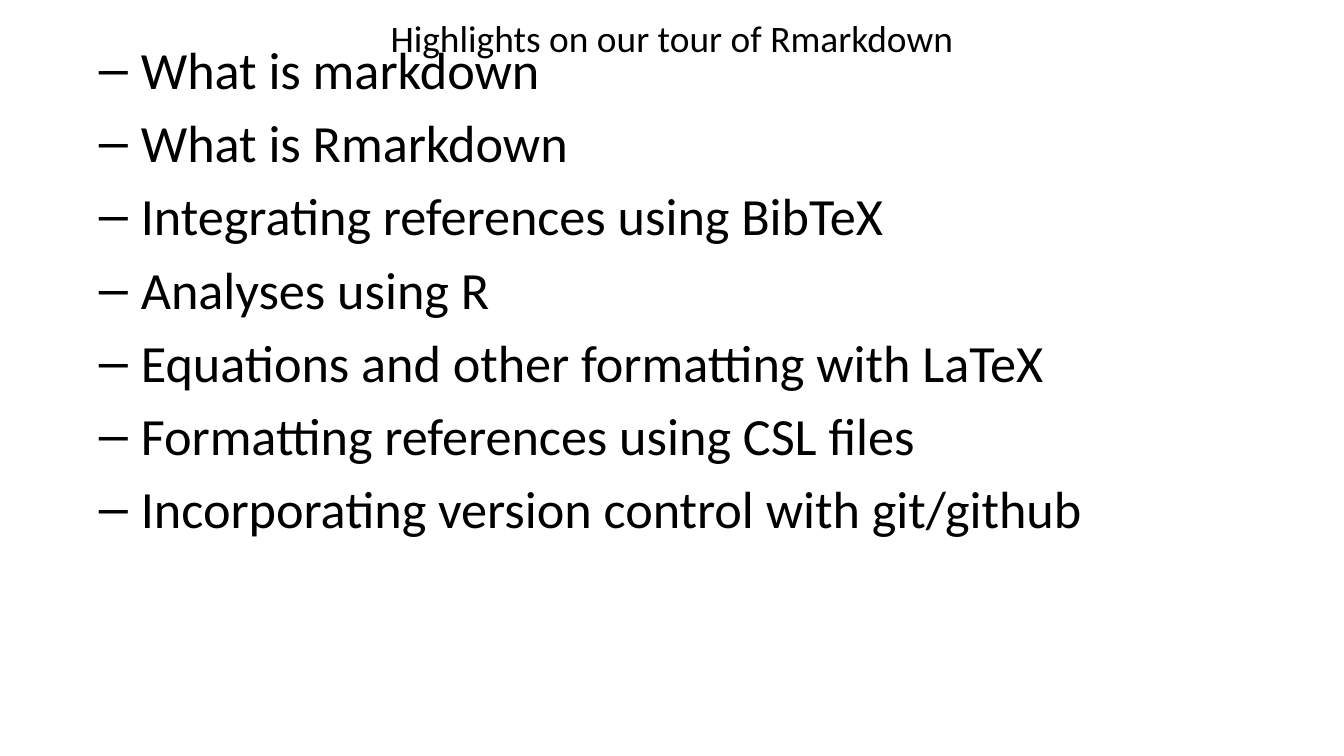
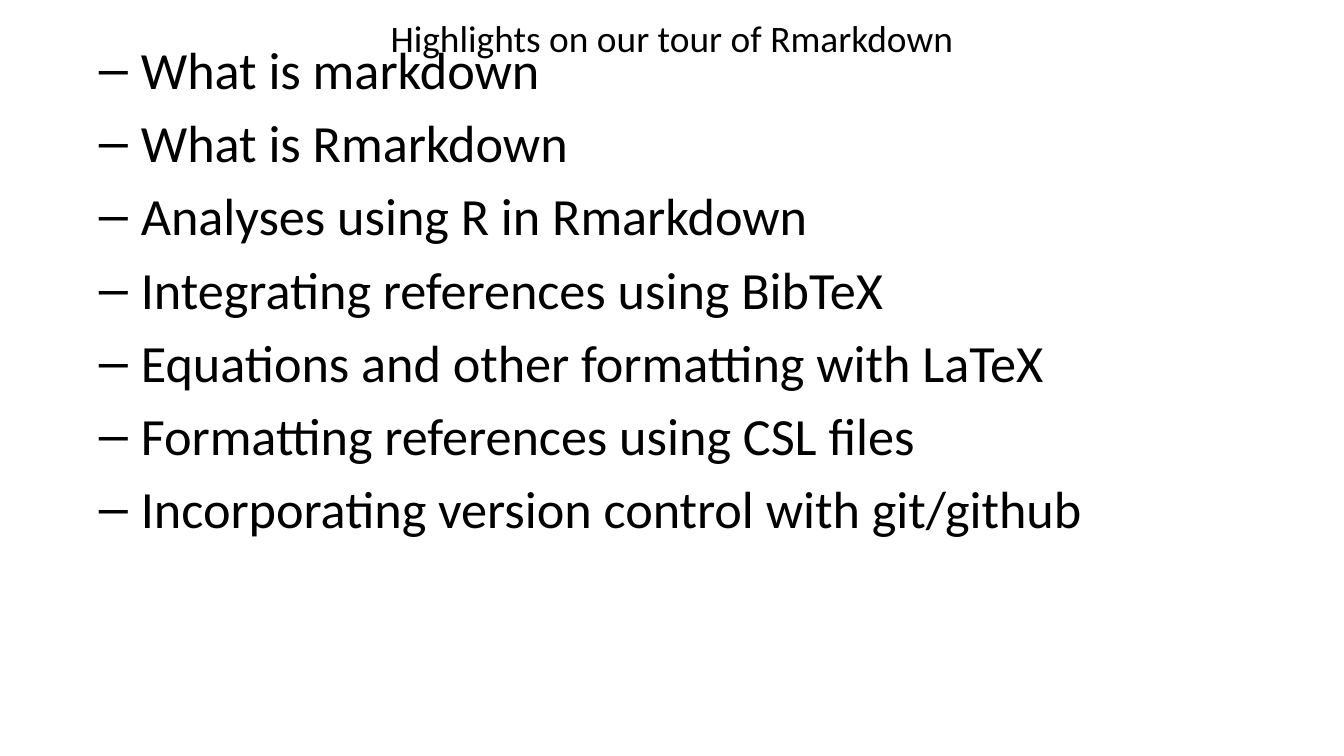
Before and after one commit to jennahamlin/GiGte, a slide deck: slide 2 of GiGte.pptx. Drawn at 1344x756 pixels with LibreOffice and Linux fonts; fonts in the diff are those of the drawing. Boxes give left, top, right and bottom in pixels: in the first picture for what was removed or moved away, otherwise in the second. Text is boxed around its words. In the diff, an @@ line names an element or a change of style, - is before the commit and + after.

```diff
--- a/GiGte.pptx
+++ b/GiGte.pptx
@@ text at bbox=[141, 198, 807, 244]: paragraph added @@
+  – Analyses using R in Rmarkdown
@@ text at bbox=[141, 272, 489, 318]: paragraph removed @@
-  – Analyses using R
```
Also in this commit, not shown: 4 other slides changed, 3 slides added, 1 slide removed, 6 other files.
